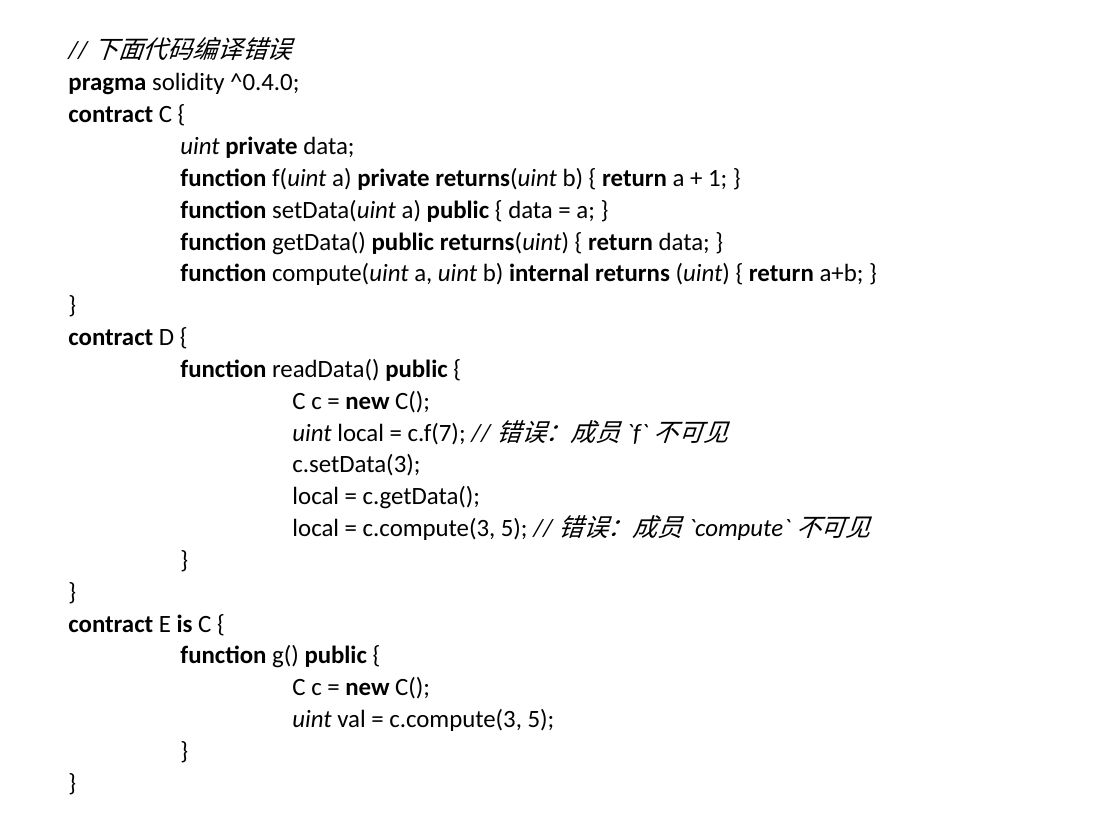
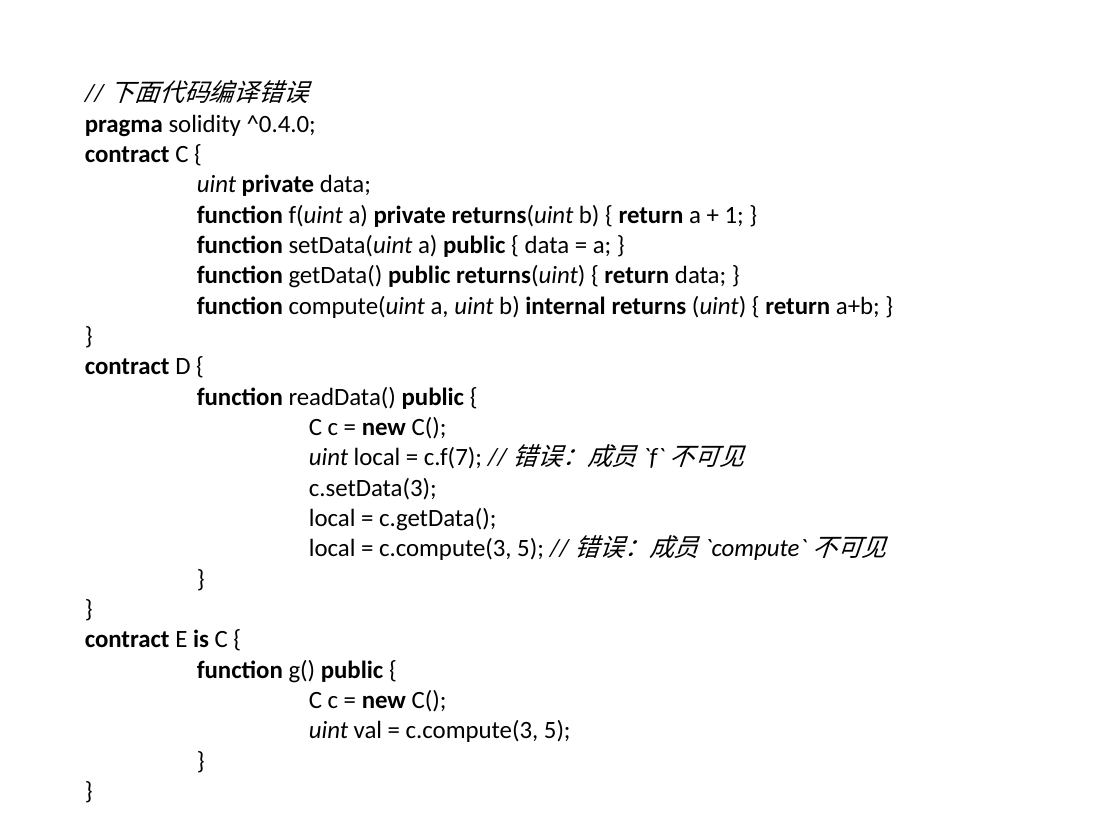
Before and after one commit to confucianzuoyuan/blockchain-tutorial, a slide deck: slide 24 of 以太坊教程/课件/5_2_solidity深入讲解.pptx. Drawn at 1120x840 pixels with LibreOffice and Linux fonts; fonts in the diff are those of the drawing; background and template pictures are left out. Boxes give left, top, right and bottom in pixels: in the first picture for what was removed or moved away, otherwise in the second. Text is boxed around its words. In the diff, an @@ line names an element or a change of style, - is before the commit and + after.

```diff
--- a/以太坊教程/课件/5_2_solidity深入讲解.pptx
+++ b/以太坊教程/课件/5_2_solidity深入讲解.pptx
@@ text "// 下面代码编译错误": place and size @@
-text "// 下面代码编译错误" at (68,37,870,731)
+text "// 下面代码编译错误" at (85,80,886,742)
@@ text "// 下面代码编译错误" at (85,80,886,742): line spacing 0.9 to 0.85 @@
```
Also in this commit, not shown: 33 other slides changed, 34 other files.
